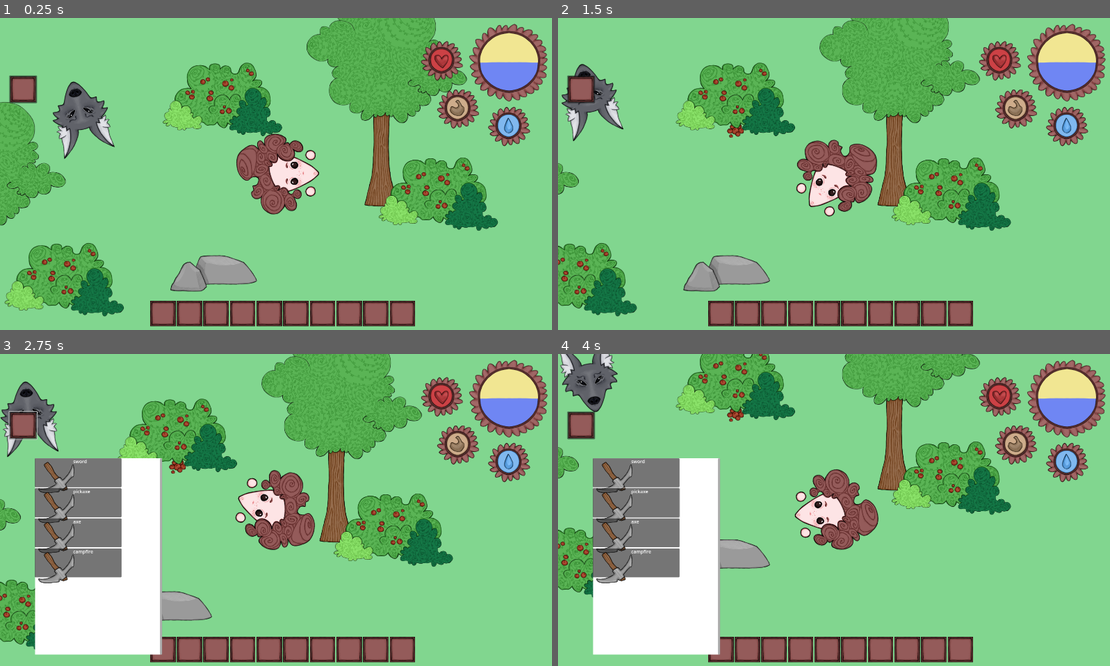
Above: before the commit, frames 1-4 (two rows, left to right).
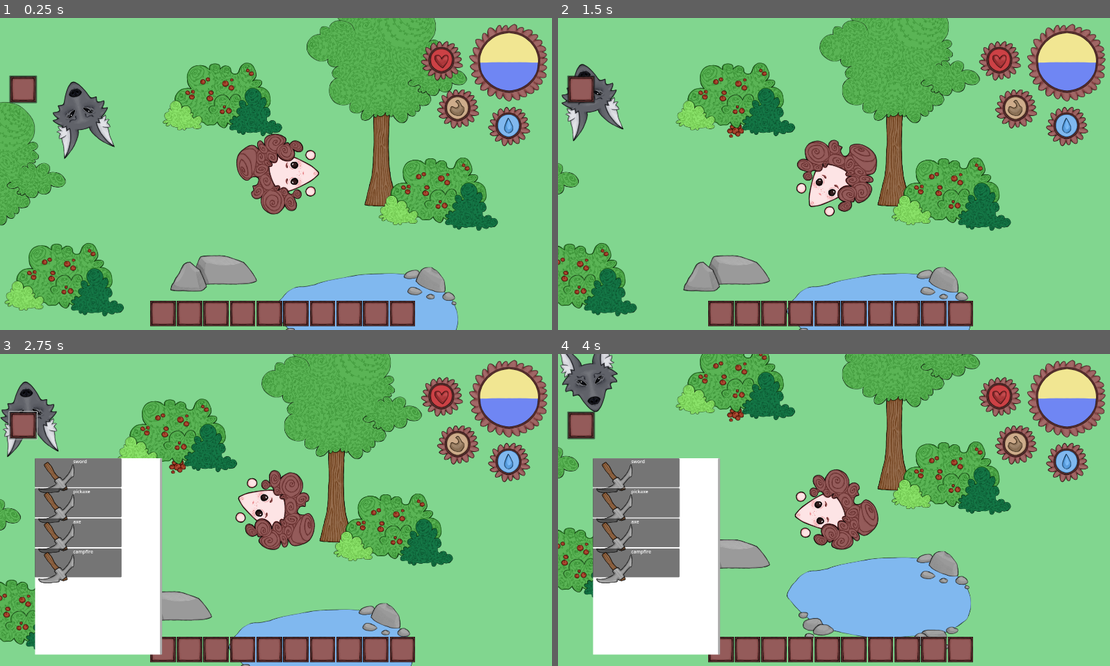
Above: after the commit, the same moments.

Repository: 7riciu/survival-game
Game: Godot game, scene res://scenes/game.tscn
Two runs of this game, one before a commit and one after it. Both use one fixed random seed, a clock stepped at 60 frames per second and the inputs below.
Inputs (mouse positions are in pixels of both pictures, inside the frame that each line leads up to):
- Up to frame 1 (0.25 s): no input
- Up to frame 2 (1.5 s): tap Enter at 0.5 s; move the mouse to (955, 158) at 0.52 s; hold Right (right) 0.53-1.25 s; tap E (e) at 0.6 s; tap Q (q) at 0.8 s; click (723, 314) at 1.27 s
- Up to frame 3 (2.75 s): click (22, 425) at 2 s
- Up to frame 4 (4 s): click "sword" at 2.75 s; move the mouse to (723, 525) at 3.52 s; hold Down (down) from 3.53 s (still down); tap Q (q) at 3.6 s; tap R (r) at 3.8 s

The runs differ from the first frame. In frame 1, 3.4% of the frame differs, in the area x 50-83%, y 79-100%; in frame 2, 2.8%; in frame 3, 2.8%; in frame 4, 7.3%, in the area x 41-75%, y 63-95%.

Commit message:
Made a flower ring that heals everything when you enter

Diff:
--- /dev/null
+++ b/scenes/flower_ring.tscn
@@ -0,0 +1,32 @@
+[gd_scene load_steps=6 format=3 uid="uid://nipljqkcopit"]
+
+[ext_resource type="Script" uid="uid://cdy6afmsevupm" path="res://scripts/flower_ring.gd" id="1_uliyj"]
+[ext_resource type="Texture2D" uid="uid://vru8l24wl25t" path="res://assets/lake.png" id="2_xxofp"]
+
+[sub_resource type="AtlasTexture" id="AtlasTexture_jeskq"]
+atlas = ExtResource("2_xxofp")
+region = Rect2(0, 0, 637, 341)
+
+[sub_resource type="SpriteFrames" id="SpriteFrames_n2tmm"]
+animations = [{
+"frames": [{
+"duration": 1.0,
+"texture": SubResource("AtlasTexture_jeskq")
+}],
+"loop": true,
+"name": &"default",
+"speed": 5.0
+}]
+
+[sub_resource type="RectangleShape2D" id="RectangleShape2D_ykp4m"]
+size = Vector2(391, 127)
+
+[node name="Flower_ring" type="Area2D"]
+script = ExtResource("1_uliyj")
+
+[node name="AnimatedSprite2D" type="AnimatedSprite2D" parent="."]
+sprite_frames = SubResource("SpriteFrames_n2tmm")
+
+[node name="CollisionShape2D" type="CollisionShape2D" parent="."]
+position = Vector2(1.5, -0.5)
+shape = SubResource("RectangleShape2D_ykp4m")
--- a/scenes/game.tscn
+++ b/scenes/game.tscn
@@ -8,6 +8,7 @@
 [ext_resource type="PackedScene" uid="uid://ckwvuyrgnghru" path="res://scenes/bush.tscn" id="5_iywne"]
 [ext_resource type="Texture2D" uid="uid://d2u7yye4s1phg" path="res://assets/artlog 1.png" id="7_kvuet"]
 [ext_resource type="PackedScene" uid="uid://cif56t0m63o21" path="res://scenes/rock.tscn" id="8_gee14"]
+[ext_resource type="PackedScene" uid="uid://nipljqkcopit" path="res://scenes/flower_ring.tscn" id="10_vtaks"]
 [ext_resource type="PackedScene" uid="uid://8shn8hwalmlg" path="res://scenes/wolf.tscn" id="15_ir15t"]
 
 [sub_resource type="TileSetAtlasSource" id="TileSetAtlasSource_u5sy4"]
@@ -312,3 +313,6 @@
 [node name="rock" parent="." instance=ExtResource("8_gee14")]
 z_index = 2
 position = Vector2(480, 920)
+
+[node name="Flower_ring" parent="." instance=ExtResource("10_vtaks")]
+position = Vector2(1006, 1069)
--- /dev/null
+++ b/scripts/flower_ring.gd
@@ -0,0 +1,28 @@
+extends Area2D
+
+@onready var player = get_tree().get_first_node_in_group("player")
+@onready var health_bar = get_tree().get_first_node_in_group("health_bar")
+@onready var hunger_bar = get_tree().get_first_node_in_group("hunger_bar")
+@onready var thirst_bar = get_tree().get_first_node_in_group("thirst_bar")
+var can_bless = false
+
+func _ready():
+	self.body_entered.connect(_on_body_entered)
+	self.body_exited.connect(on_body_exited)
+
+func _on_body_entered(body):
+	if body.is_in_group("player"):
+		can_bless = true
+
+func on_body_exited(body):
+	if body.is_in_group("player"):
+		can_bless = false
+
+func _process(delta: float) -> void:
+	if can_bless and Input.is_action_just_pressed("e"):
+			player.health = 100
+			health_bar.value = 100
+			player.hunger = 100
+			hunger_bar.value = 100
+			player.thirst = 100
+			thirst_bar.value = 100
--- a/scripts/player.gd
+++ b/scripts/player.gd
@@ -55,7 +55,7 @@
 		if not lake.can_drink:
 			pass
 		elif lake.can_drink and thirst < 100:
-			thirst += 4
+			thirst += 12
 			thirst_bar.value = thirst
 			if thirst >= 100:
 				thirst = 100
Not shown: 1 places in scenes/game.tscn that only renumber resources
Not shown, added: scripts/flower_ring.gd.uid
